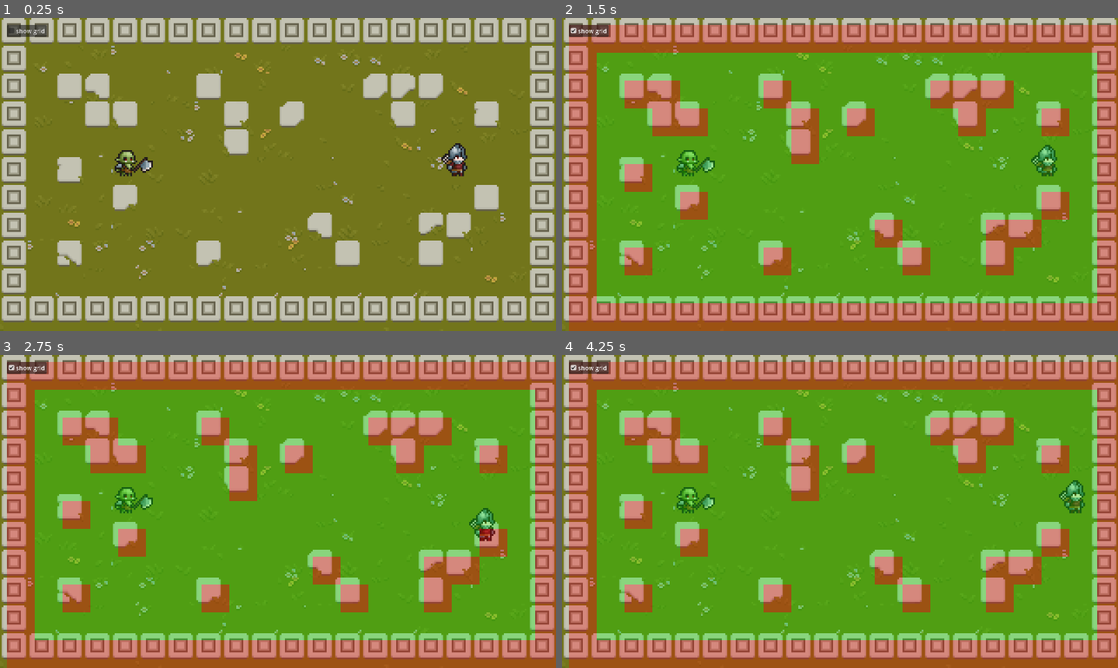
Above: before the commit, frames 1-4 (two rows, left to right).
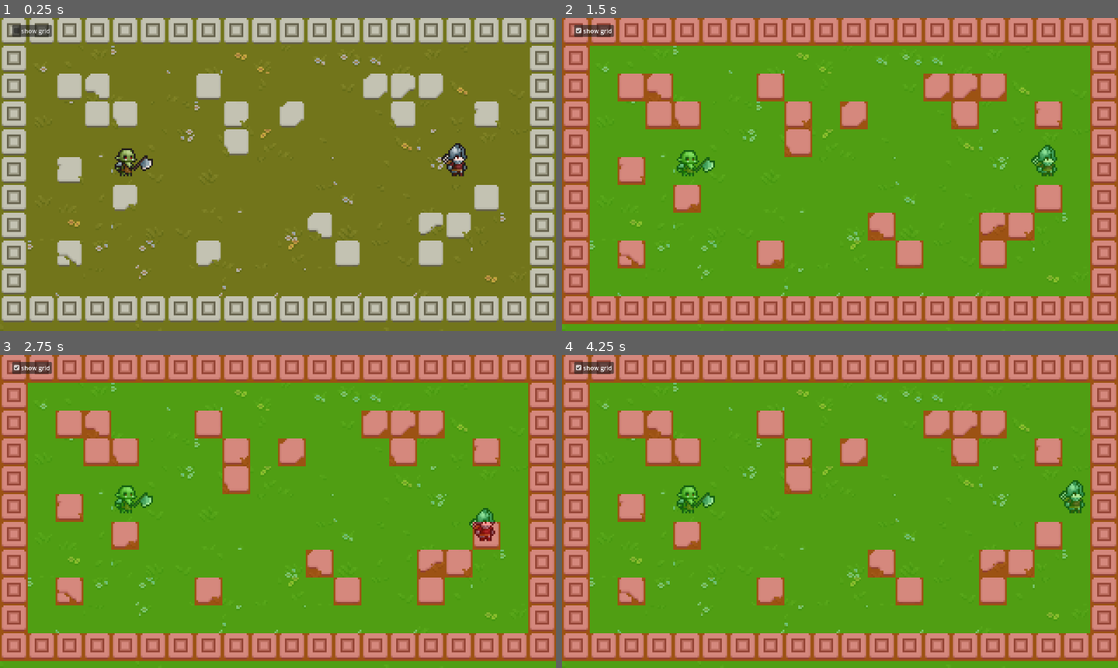
Above: after the commit, the same moments.

Repository: saliGHO/grid-game-prototype
Game: Godot game, scene res://Scenes/scene01.tscn
Two runs of this game, one before a commit and one after it. Both use one fixed random seed, a clock stepped at 60 frames per second and the inputs below.
Inputs:
- Up to frame 1 (0.25 s): no input
- Up to frame 2 (1.5 s): click "show grid" at 0.5 s; hold D (key_right) from 1.28 s (still down)
- Up to frame 3 (2.75 s): release D (key_right) at 2.03 s; hold S (key_down) from 2.03 s (still down)
- Up to frame 4 (4.25 s): release S (key_down) at 2.78 s; hold D (key_right) 2.78-3.53 s; hold W (key_up) from 3.53 s (still down)

The runs differ from the first frame. In frame 1, 0.4% of the frame differs, in the area x 1-28%, y 2-50%; in frame 2, 19%; in frame 3, 19%, in the area x 0-100%, y 0-100%; in frame 4, 19%.

Commit message:
update
added some code yay!

Diff:
--- a/Scenes/ai.tscn
+++ b/Scenes/ai.tscn
@@ -60,8 +60,12 @@
 [node name="AI" type="CharacterBody2D" unique_id=1987026970]
 script = ExtResource("1_xv65i")
 
+[node name="Line2D" type="Line2D" parent="." unique_id=1970423582]
+top_level = true
+
 [node name="AnimatedSprite2D" type="AnimatedSprite2D" parent="." unique_id=1976838094]
 sprite_frames = SubResource("SpriteFrames_7gr52")
+autoplay = "default"
 frame_progress = 0.27060312
 
 [node name="CollisionShape2D" type="CollisionShape2D" parent="." unique_id=1734335776]
--- a/Scenes/scene01.tscn
+++ b/Scenes/scene01.tscn
@@ -356,16 +356,16 @@
 [node name="GridDisplay" type="Control" parent="HUD" unique_id=2123274884]
 layout_mode = 3
 anchors_preset = 0
-offset_left = 4.0
-offset_top = 4.0
-offset_right = 27.0
-offset_bottom = 11.0
+offset_right = 319.0
+offset_bottom = 180.0
 script = ExtResource("3_34hod")
 
 [node name="MarginContainer" type="MarginContainer" parent="HUD/GridDisplay" unique_id=65611087]
 layout_mode = 0
-offset_right = 104.0
-offset_bottom = 31.0
+offset_left = 7.0
+offset_top = 4.0
+offset_right = 111.0
+offset_bottom = 35.0
 scale = Vector2(0.22, 0.22)
 
 [node name="PanelContainer" type="PanelContainer" parent="HUD/GridDisplay/MarginContainer" unique_id=959513799]
--- a/Scripts/ai.gd
+++ b/Scripts/ai.gd
@@ -1 +1,19 @@
 extends CharacterBody2D
+
+@export var player_node: CharacterBody2D
+
+const turns_to_move: int = 1
+
+var grid: AStarGrid2D
+
+var current_cell: Vector2i
+var target_cell: Vector2i
+var move_pts: Array
+
+func setup(_grid: AStarGrid2D):
+	grid = _grid
+	current_cell = pos_to_cell(global_position)
+	target_cell = current_cell
+
+func pos_to_cell(pos: Vector2):
+	return pos / grid.cell_size
--- a/Scripts/player.gd
+++ b/Scripts/player.gd
@@ -1,6 +1,8 @@
 extends CharacterBody2D
 
 const tilesize = 16
+
+signal player_did_action
 
 var inputs = {
 	"key_up" : Vector2.UP,
@@ -16,6 +18,7 @@
 				$AnimatedSprite2D.flip_h = true
 			elif event.is_action_pressed("key_right"):
 				$AnimatedSprite2D.flip_h = false
+			emit_signal("player_did_action")
 			move(dir)
 
 
